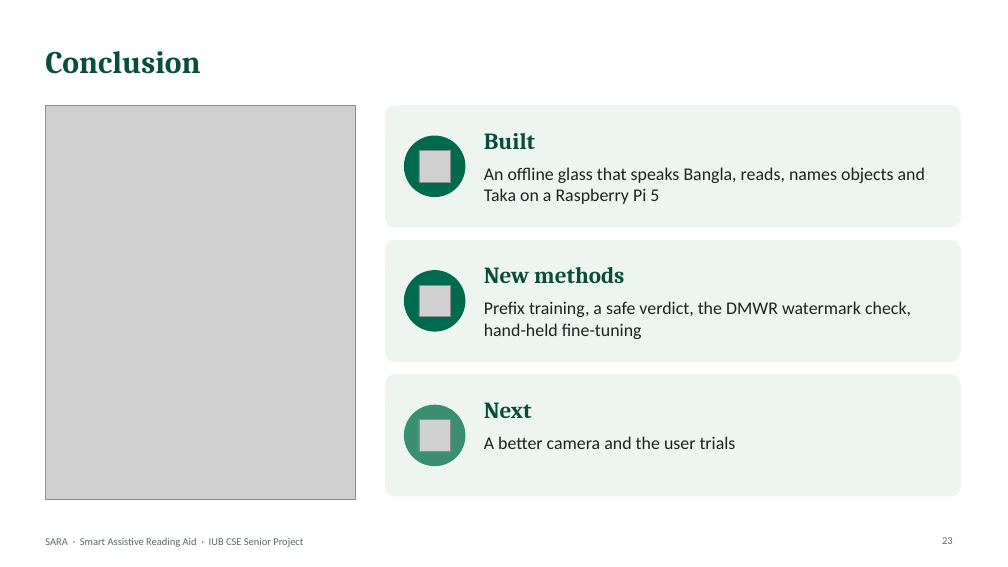
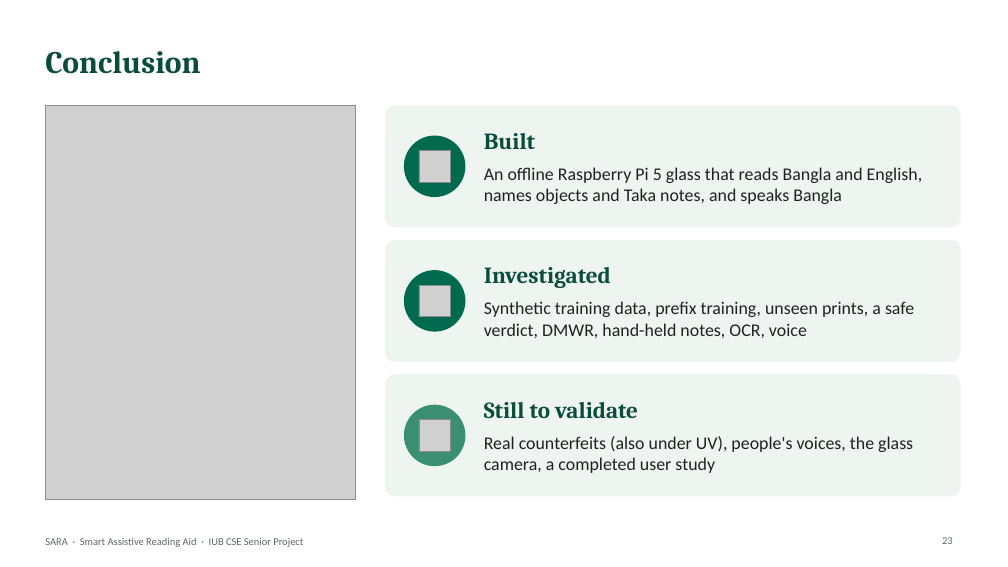
Before and after one commit to aflam330/Senior_project_wearable_glass_for_blind_people_using_ocr_and_ylo, a slide deck: slide 23 of Thesis Report and paper/thesis report/slides/SARA_Presentation.pptx. Drawn at 1008x567 pixels with LibreOffice and Linux fonts; fonts in the diff are those of the drawing; grey boxes stand for pictures. Boxes give left, top, right and bottom in pixels: in the first picture for what was removed or moved away, otherwise in the second. Text is boxed around its words. In the diff, an @@ line names an element or a change of style, - is before the commit and + after.

```diff
--- a/Thesis Report and paper/thesis report/slides/SARA_Presentation.pptx
+++ b/Thesis Report and paper/thesis report/slides/SARA_Presentation.pptx
@@ text at box(484, 167, 923, 204): text changed @@
-An offline glass that speaks Bangla, reads, names objects and Taka on a Raspberry Pi 5
+An offline Raspberry Pi 5 glass that reads Bangla and English, names objects and Taka notes, and speaks Bangla
@@ text at box(484, 267, 611, 288): text changed @@
-New methods
+Investigated
@@ text at box(484, 301, 914, 338): text changed @@
-Prefix training, a safe verdict, the DMWR watermark check, hand-held fine-tuning
+Synthetic training data, prefix training, unseen prints, a safe verdict, DMWR, hand-held notes, OCR, voice
@@ text at box(484, 402, 638, 418): text changed @@
-Next
+Still to validate
@@ text at box(484, 436, 913, 473): text changed @@
-A better camera and the user trials
+Real counterfeits (also under UV), people's voices, the glass camera, a completed user study
```
Also in this commit, not shown: 14 other slides changed, 6 other files.
